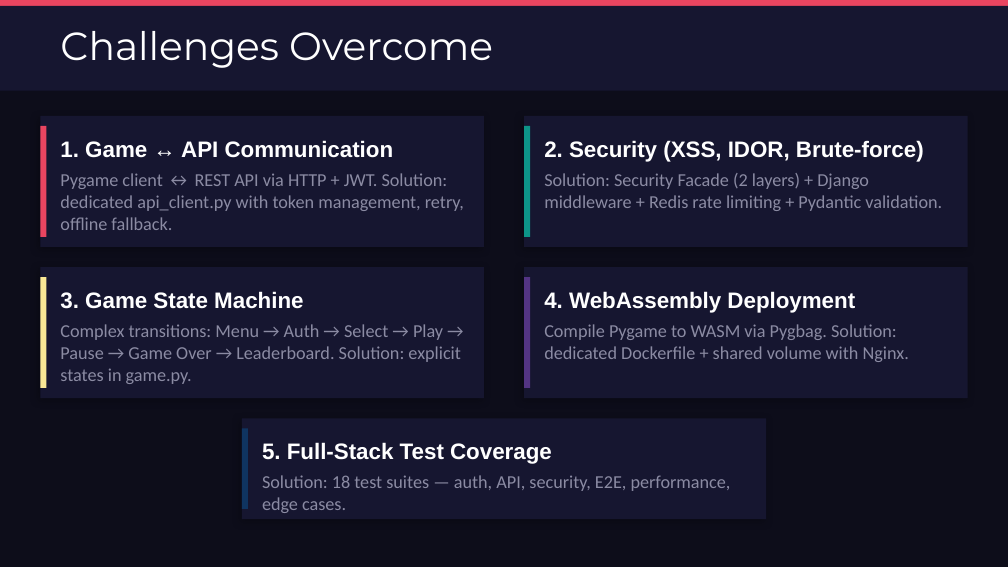
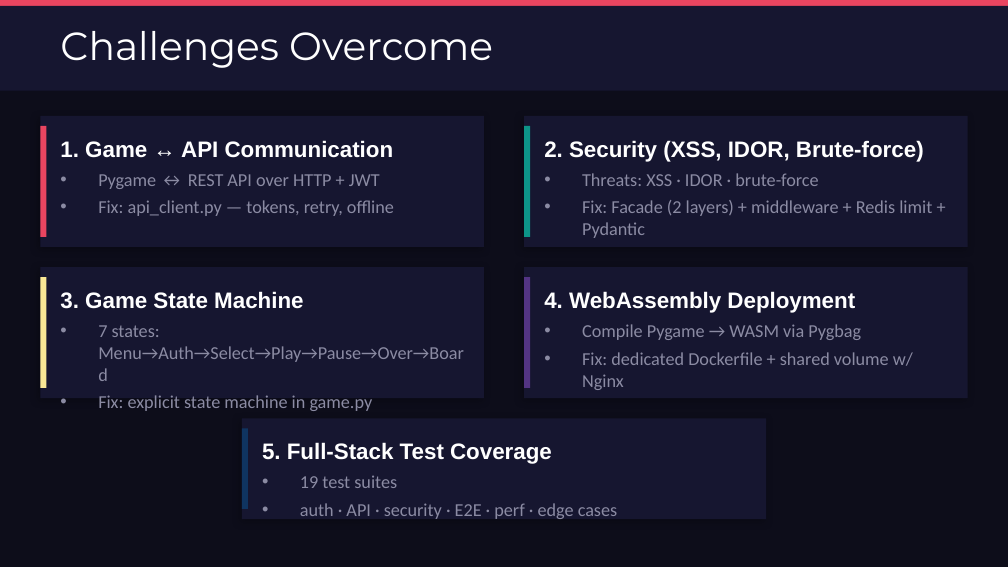
Before and after one commit to hugou74130/SI3LN_Python, a slide deck: slide 8 of ARCAD3X_DemoDay.pptx. Drawn at 1008x567 pixels with LibreOffice and Linux fonts; fonts in the diff are those of the drawing. Boxes give left, top, right and bottom in pixels: in the first picture for what was removed or moved away, otherwise in the second. Text is boxed around its words. In the diff, an @@ line names an element or a change of style, - is before the commit and + after.

```diff
--- a/ARCAD3X_DemoDay.pptx
+++ b/ARCAD3X_DemoDay.pptx
@@ text at [98,174,394,216]: text changed @@
-Pygame client ↔ REST API via HTTP + JWT. Solution: dedicated api_client.py with token management, retry, offline fallback.
+• Pygame ↔ REST API over HTTP + JWT
+• Fix: api_client.py — tokens, retry, offline
@@ text at [582,173,932,238]: text changed @@
-Solution: Security Facade (2 layers) + Django middleware + Redis rate limiting + Pydantic validation.
+• Threats: XSS · IDOR · brute-force
+• Fix: Facade (2 layers) + middleware + Redis limit + Pydantic
@@ text at [98,325,464,411]: text changed @@
-Complex transitions: Menu → Auth → Select → Play → Pause → Game Over → Leaderboard. Solution: explicit states in game.py.
+• 7 states: Menu→Auth→Select→Play→Pause→Over→Board
+• Fix: explicit state machine in game.py
@@ text at [582,324,913,390]: text changed @@
-Compile Pygame to WASM via Pygbag. Solution: dedicated Dockerfile + shared volume with Nginx.
+• Compile Pygame → WASM via Pygbag
+• Fix: dedicated Dockerfile + shared volume w/ Nginx
@@ text at [300,475,617,519]: text changed @@
-Solution: 18 test suites — auth, API, security, E2E, performance, edge cases.
+• 19 test suites
+• auth · API · security · E2E · perf · edge cases
```
Also in this commit, not shown: 9 other slides changed, 1 other file.
